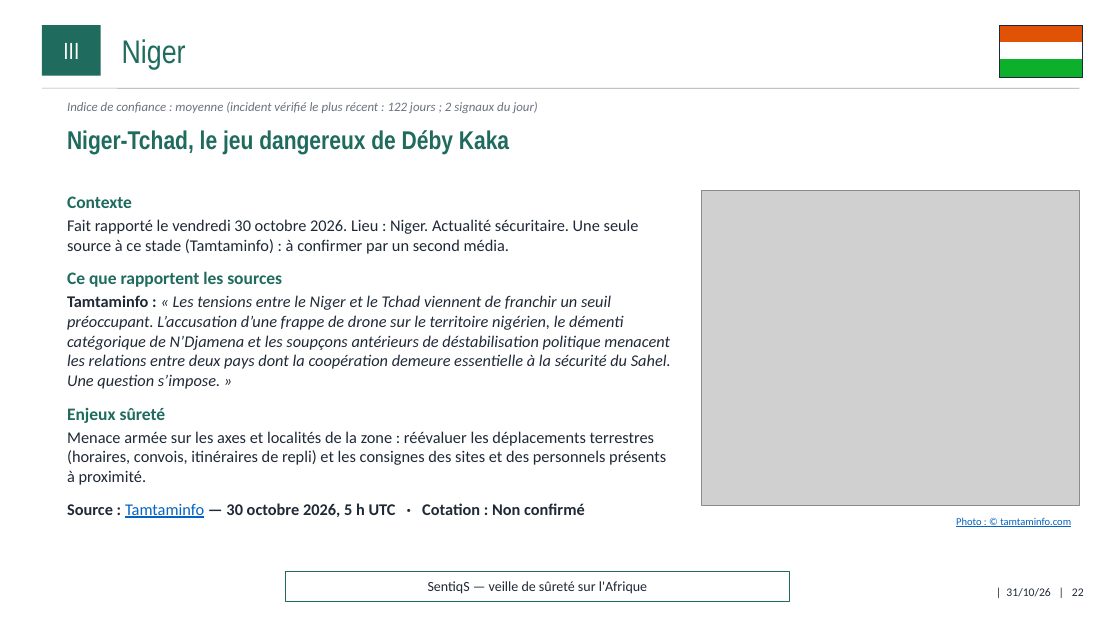
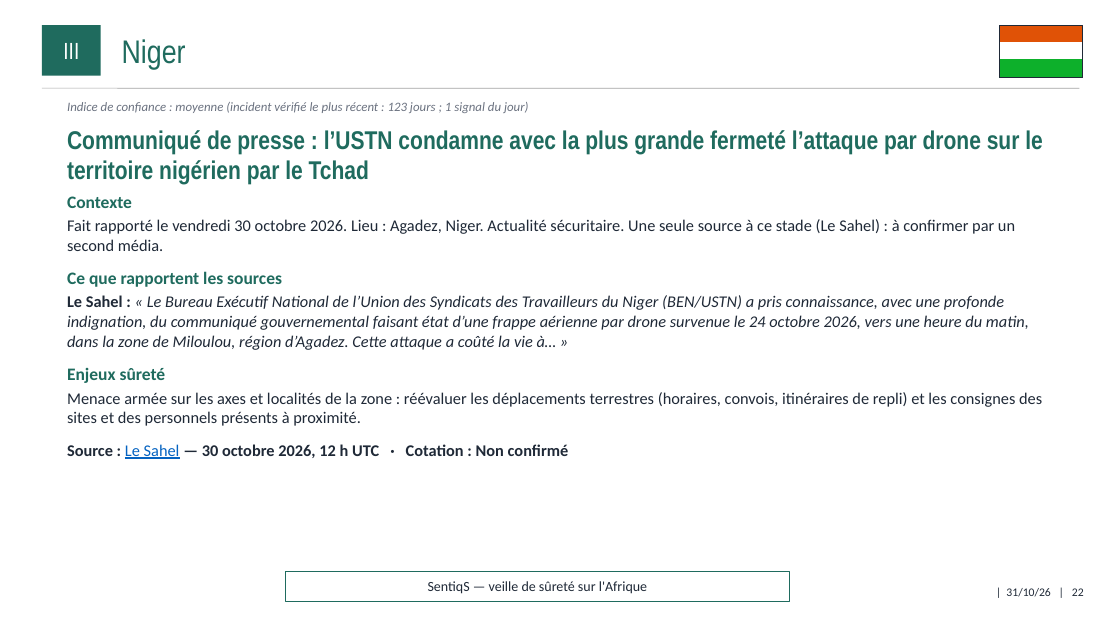
Before and after one commit to ytl1-ops/SentiqS, a slide deck: slide 22 of web/rapports/mensuel/2026-10.pptx. Drawn at 1120x630 pixels with LibreOffice and Linux fonts; fonts in the diff are those of the drawing; grey boxes stand for pictures. Boxes give left, top, right and bottom in pixels: in the first picture for what was removed or moved away, otherwise in the second. Text is boxed around its words. In the diff, an @@ line names an element or a change of style, - is before the commit and + after.

```diff
--- a/web/rapports/mensuel/2026-10.pptx
+++ b/web/rapports/mensuel/2026-10.pptx
@@ text at (x1=67, y1=102, x2=529, y2=113): text changed @@
-Indice de confiance : moyenne (incident vérifié le plus récent : 122 jours ; 2 signaux du jour)
+Indice de confiance : moyenne (incident vérifié le plus récent : 123 jours ; 1 signal du jour)
@@ text at (x1=67, y1=130, x2=1043, y2=185): text changed @@
-Niger-Tchad, le jeu dangereux de Déby Kaka
+Communiqué de presse : l’USTN condamne avec la plus grande fermeté l’attaque par drone sur le territoire nigérien par le Tchad
@@ picture removed at (x1=702, y1=191, x2=1080, y2=506) @@
@@ text at (x1=67, y1=219, x2=1015, y2=251): text changed @@
-Fait rapporté le vendredi 30 octobre 2026. Lieu : Niger. Actualité sécuritaire. Une seule source à ce stade (Tamtaminfo) : à confirmer par un second média.
+Fait rapporté le vendredi 30 octobre 2026. Lieu : Agadez, Niger. Actualité sécuritaire. Une seule source à ce stade (Le Sahel) : à confirmer par un second média.
@@ text at (x1=67, y1=295, x2=1029, y2=350): text changed @@
-Tamtaminfo : « Les tensions entre le Niger et le Tchad viennent de franchir un seuil préoccupant. L’accusation d’une frappe de drone sur le territoire nigérien, le démenti catégorique de N’Djamena et les soupçons antérieurs de déstabilisation politique menacent les relations entre deux pays dont la coopération demeure essentielle à la sécurité du Sahel. Une question s’impose. »
+Le Sahel : « Le Bureau Exécutif National de l’Union des Syndicats des Travailleurs du Niger (BEN/USTN) a pris connaissance, avec une profonde indignation, du communiqué gouvernemental faisant état d’une frappe aérienne par drone survenue le 24 octobre 2026, vers une heure du matin, dans la zone de Miloulou, région d’Agadez. Cette attaque a coûté la vie à… »
@@ text at (x1=67, y1=444, x2=569, y2=459): text changed @@
-Source : Tamtaminfo — 30 octobre 2026, 5 h UTC · Cotation : Non confirmé
+Source : Le Sahel — 30 octobre 2026, 12 h UTC · Cotation : Non confirmé
@@ text removed at (x1=956, y1=517, x2=1071, y2=527) @@
-Photo : © tamtaminfo.com
```
Also in this commit, not shown: 25 other slides changed, 14 other files.
